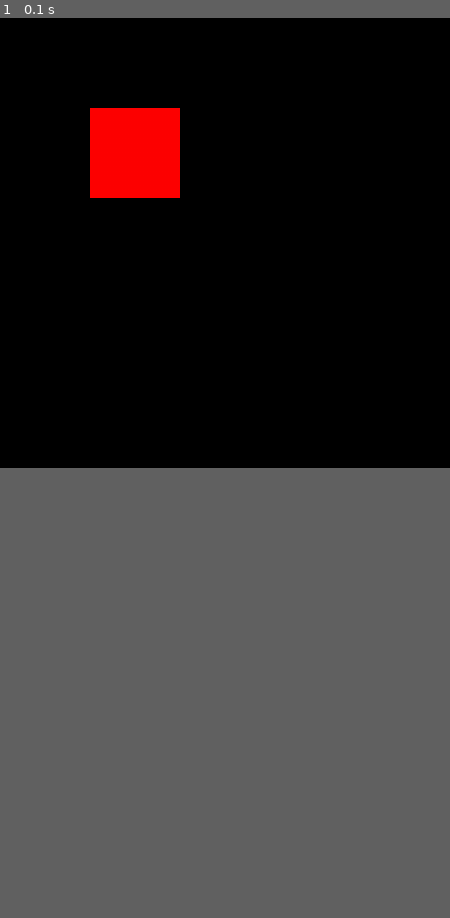
Above: before the commit, frame 1.
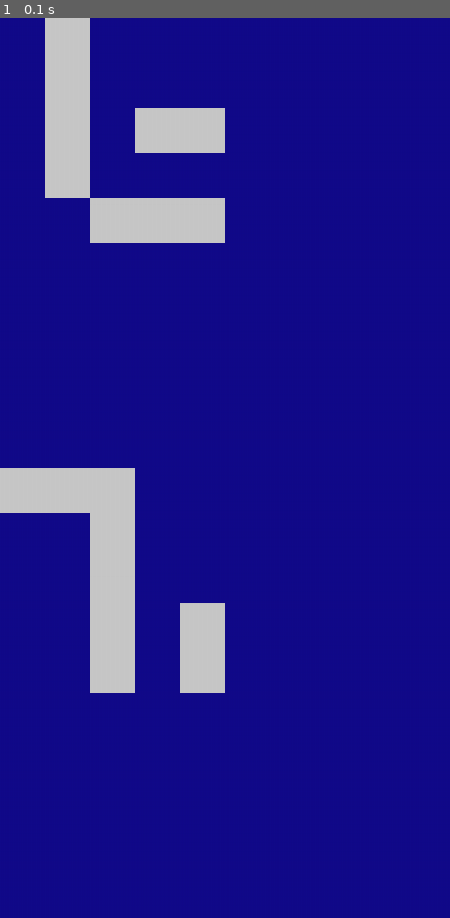
Above: after the commit, the same moment.

Repository: 8ctopotamus/battleship-pygame
Game: pygame game, started from main.py
Two runs of this game, one before a commit and one after it. Both use one fixed random seed, a clock stepped at 60 frames per second and the inputs below.
Inputs:
- Up to frame 1 (0.1 s): no input
In our replay, the window is 450x450 before the commit and 450x900 after it. These sizes can differ from the game's own. Grey fills any space a smaller window leaves; there, only what the larger window draws over its background counts as a difference.

The runs differ from the first frame. In frame 1, 55% of the frame differs, in the area x 0-100%, y 0-75%.

Commit message:
I can draw

Diff:
--- a/main.py
+++ b/main.py
@@ -4,14 +4,15 @@
 import time
 import random
 
+WIDTH, HEIGHT = 500, 1000
+COL_SIZE = WIDTH / 10
+BLUE = (18, 11, 139)
+RED = (155, 29, 43)
+WHITE = (255,255,255)
+GREY = (200,200,200)
+screen = pygame.display.set_mode((WIDTH, HEIGHT))
+clock = pygame.time.Clock()
 pygame.display.set_caption("Battleship")
-
-WIDTH, HEIGHT = 500, 500
-screen = pygame.display.set_mode((WIDTH, HEIGHT))
-
-clock = pygame.time.Clock()
-
-# square_size = WIDTH / 10
 
 class Player:
   def __init__(self, map):
@@ -34,28 +35,49 @@
 
 def renderGUI(players):
   for player in players:
-    for row in player.map:
-      for col in row:
-        pygame.draw.rect(screen, (255,0,0), (100, 100, 100, 100))
+    for i in range(len(player.map)):
+      row = player.map[i]
+      for j in range(len(row)):
+        offset = 0
+        col = row[j]
+        color = BLUE
+        if col == 1:
+          color = GREY
+        if col == 2:
+          color = RED
+        if isinstance(player, Human):
+          offset = HEIGHT / 2
+
+        pygame.draw.rect(screen, color, (j*COL_SIZE, (i*COL_SIZE)+offset, COL_SIZE, COL_SIZE))
 
 def main():
   run = True
   FPS = 60
 
   human = Human([
-    [1,1,1,0,0],
-    [0,0,1,0,0],
-    [0,0,1,0,0],
-    [0,0,1,0,1],
-    [0,0,1,0,1],
+    [1,1,1,0,0,0,0,0,0,0],
+    [0,0,1,0,0,0,0,0,0,0],
+    [0,0,1,0,0,0,0,0,0,0],
+    [0,0,1,0,1,0,0,0,0,0],
+    [0,0,1,0,1,0,0,0,0,0],
+    [0,0,0,0,0,0,0,0,0,0],
+    [0,0,0,0,0,0,0,0,0,0],
+    [0,0,0,0,0,0,0,0,0,0],
+    [0,0,0,0,0,0,0,0,0,0],
+    [0,0,0,0,0,0,0,0,0,0],
   ])
 
   bot = Bot([
-    [0,1,0,0,0],
-    [0,1,0,0,0],
-    [0,1,0,1,1],
-    [0,1,0,0,0],
-    [0,0,1,1,1],
+    [0,1,0,0,0,0,0,0,0,0],
+    [0,1,0,0,0,0,0,0,0,0],
+    [0,1,0,1,1,0,0,0,0,0],
+    [0,1,0,0,0,0,0,0,0,0],
+    [0,0,1,1,1,0,0,0,0,0],
+    [0,0,0,0,0,0,0,0,0,0],
+    [0,0,0,0,0,0,0,0,0,0],
+    [0,0,0,0,0,0,0,0,0,0],
+    [0,0,0,0,0,0,0,0,0,0],
+    [0,0,0,0,0,0,0,0,0,0],
   ])
 
   players = [human, bot]
